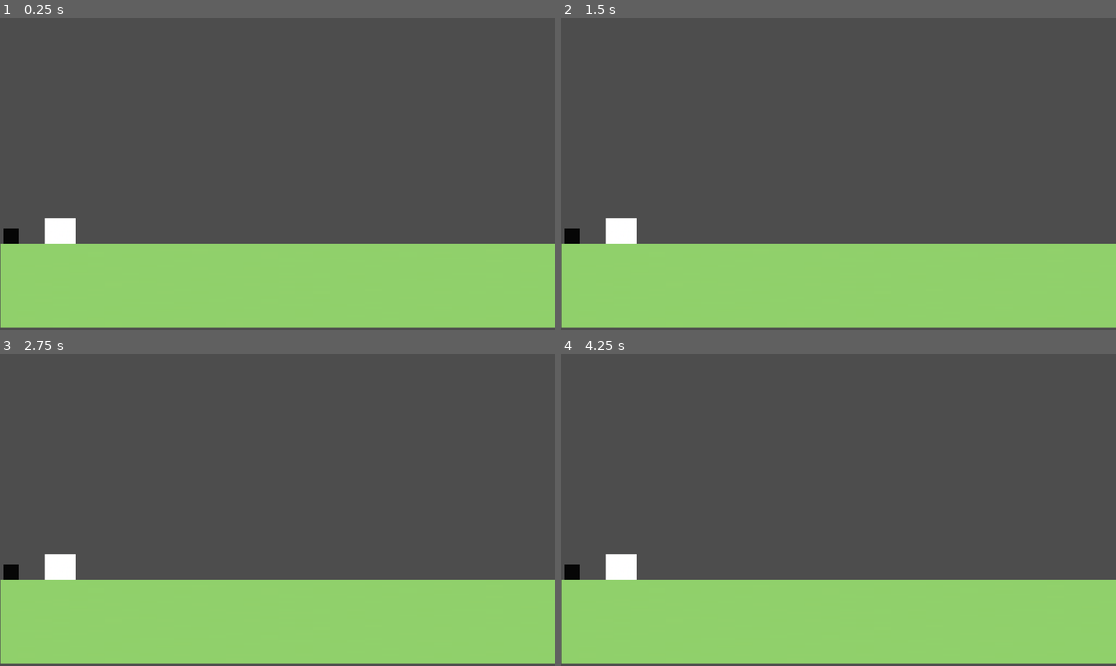
Above: before the commit, frames 1-4 (two rows, left to right).
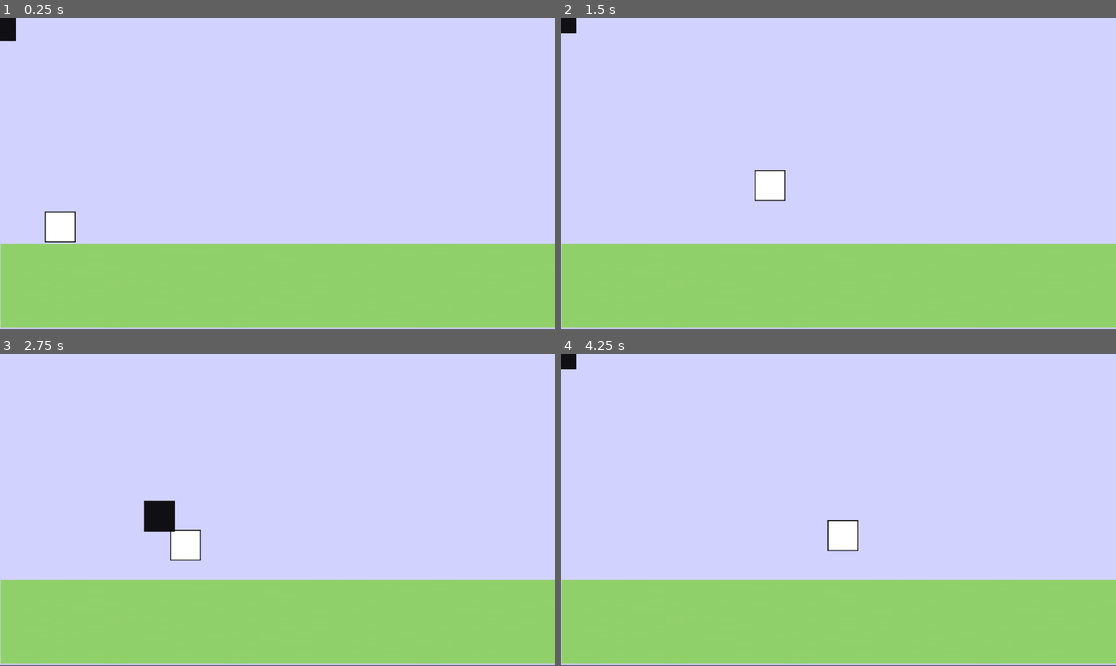
Above: after the commit, the same moments.

Repository: slothfs/It-follows
Game: Godot game, scene res://scenes/main.tscn
Same seed, same stepped clock (60 frames per second), same inputs: the game is played once before the commit and once after it.
Inputs:
- Up to frame 1 (0.25 s): no input
- Up to frame 2 (1.5 s): tap Enter (ui_accept) at 0.5, 0.6 s; hold Right (ui_right) from 0.53 s (still down); tap W (jump, bound only after the commit) at 0.77, 0.8, 1.07, 1.35 s
- Up to frame 3 (2.75 s): tap W (jump, bound only after the commit) at 1.52, 1.82, 2.3 s; tap Enter (ui_accept) at 1.55, 2.1 s; release Right (ui_right) at 2.03 s; hold Left (ui_left) from 2.03 s (still down)
- Up to frame 4 (4.25 s): release Left (ui_left) at 2.78 s; hold Right (ui_right) from 2.78 s (still down); tap Alt at 2.85 s; tap W (jump, bound only after the commit) at 3.02, 3.32, 3.77, 3.8, 4.07 s; tap Enter (ui_accept) at 3.05 s; tap Shift at 3.6 s

The runs differ from the first frame. In frame 1, 73% of the frame differs, in the area x 0-100%, y 0-100%; in frame 2, 73%; in frame 3, 73%; in frame 4, 73%.

Commit message:
added a basic player and shadow mechanisham

Diff:
--- a/project.godot
+++ b/project.godot
@@ -19,6 +19,27 @@
 
 enabled=PackedStringArray("res://addons/godot_super-wakatime/plugin.cfg")
 
+[input]
+
+jump={
+"deadzone": 0.2,
+"events": [Object(InputEventKey,"resource_local_to_scene":false,"resource_name":"","device":-1,"window_id":0,"alt_pressed":false,"shift_pressed":false,"ctrl_pressed":false,"meta_pressed":false,"pressed":false,"keycode":0,"physical_keycode":87,"key_label":0,"unicode":119,"location":0,"echo":false,"script":null)
+, Object(InputEventKey,"resource_local_to_scene":false,"resource_name":"","device":-1,"window_id":0,"alt_pressed":false,"shift_pressed":false,"ctrl_pressed":false,"meta_pressed":false,"pressed":false,"keycode":0,"physical_keycode":32,"key_label":0,"unicode":32,"location":0,"echo":false,"script":null)
+]
+}
+left={
+"deadzone": 0.2,
+"events": [Object(InputEventKey,"resource_local_to_scene":false,"resource_name":"","device":-1,"window_id":0,"alt_pressed":false,"shift_pressed":false,"ctrl_pressed":false,"meta_pressed":false,"pressed":false,"keycode":0,"physical_keycode":65,"key_label":0,"unicode":97,"location":0,"echo":false,"script":null)
+, Object(InputEventKey,"resource_local_to_scene":false,"resource_name":"","device":-1,"window_id":0,"alt_pressed":false,"shift_pressed":false,"ctrl_pressed":false,"meta_pressed":false,"pressed":false,"keycode":0,"physical_keycode":4194319,"key_label":0,"unicode":0,"location":0,"echo":false,"script":null)
+]
+}
+right={
+"deadzone": 0.2,
+"events": [Object(InputEventKey,"resource_local_to_scene":false,"resource_name":"","device":-1,"window_id":0,"alt_pressed":false,"shift_pressed":false,"ctrl_pressed":false,"meta_pressed":false,"pressed":false,"keycode":0,"physical_keycode":68,"key_label":0,"unicode":100,"location":0,"echo":false,"script":null)
+, Object(InputEventKey,"resource_local_to_scene":false,"resource_name":"","device":-1,"window_id":0,"alt_pressed":false,"shift_pressed":false,"ctrl_pressed":false,"meta_pressed":false,"pressed":false,"keycode":0,"physical_keycode":4194321,"key_label":0,"unicode":0,"location":0,"echo":false,"script":null)
+]
+}
+
 [physics]
 
 3d/physics_engine="Jolt Physics"
--- a/scenes/main.tscn
+++ b/scenes/main.tscn
@@ -1,20 +1,33 @@
 [gd_scene format=3 uid="uid://cxrcroo8xs55k"]
 
 [ext_resource type="PackedScene" uid="uid://ty8sb6qp3s88" path="res://scenes/player.tscn" id="1_0wfyh"]
+[ext_resource type="Script" uid="uid://cnrr6d0exo6va" path="res://script/main.gd" id="1_jyhfs"]
 [ext_resource type="PackedScene" uid="uid://dlt3vpvj1thbb" path="res://scenes/shadow.tscn" id="2_sugp2"]
 [ext_resource type="Texture2D" uid="uid://kc2j24tg4he4" path="res://assets/plaayer/block.png" id="3_sugp2"]
 
 [sub_resource type="RectangleShape2D" id="RectangleShape2D_jyhfs"]
-size = Vector2(1158, 173)
+size = Vector2(1158, 180)
 
 [node name="main" type="Node2D" unique_id=716298080]
+script = ExtResource("1_jyhfs")
+
+[node name="Panel" type="Panel" parent="." unique_id=1165044420]
+offset_right = 1155.0
+offset_bottom = 645.0
+
+[node name="ColorRect" type="ColorRect" parent="Panel" unique_id=2118123267]
+layout_mode = 0
+offset_right = 1153.0
+offset_bottom = 646.0
+color = Color(0.8237593, 0.82507503, 1, 1)
 
 [node name="player" parent="." unique_id=1192232938 instance=ExtResource("1_0wfyh")]
 position = Vector2(125, 448)
 scale = Vector2(2, 2)
 
 [node name="shadow" parent="." unique_id=1683641687 instance=ExtResource("2_sugp2")]
-position = Vector2(23, 453)
+position = Vector2(39, 443)
+scale = Vector2(2, 2)
 
 [node name="ground" type="StaticBody2D" parent="." unique_id=865860428]
 
@@ -24,5 +37,5 @@
 texture = ExtResource("3_sugp2")
 
 [node name="CollisionShape2D" type="CollisionShape2D" parent="ground" unique_id=1336982701]
-position = Vector2(578, 559.5)
+position = Vector2(578, 556)
 shape = SubResource("RectangleShape2D_jyhfs")
--- a/scenes/player.tscn
+++ b/scenes/player.tscn
@@ -1,14 +1,17 @@
 [gd_scene format=3 uid="uid://ty8sb6qp3s88"]
 
-[ext_resource type="Texture2D" uid="uid://bg85et77vxls" path="res://assets/plaayer/player.png" id="1_3vyb7"]
+[ext_resource type="Script" uid="uid://bct178qvob012" path="res://script/player.gd" id="1_g2els"]
+[ext_resource type="Texture2D" uid="uid://djha76ucs6wrs" path="res://assets/plaayer/player1.png" id="2_g2els"]
 
 [sub_resource type="RectangleShape2D" id="RectangleShape2D_g2els"]
 size = Vector2(32, 32)
 
 [node name="player" type="CharacterBody2D" unique_id=1192232938]
+collision_mask = 3
+script = ExtResource("1_g2els")
 
 [node name="Sprite2D" type="Sprite2D" parent="." unique_id=394958811]
-texture = ExtResource("1_3vyb7")
+texture = ExtResource("2_g2els")
 
 [node name="CollisionShape2D" type="CollisionShape2D" parent="." unique_id=471095607]
 shape = SubResource("RectangleShape2D_g2els")
--- a/scenes/shadow.tscn
+++ b/scenes/shadow.tscn
@@ -6,6 +6,7 @@
 size = Vector2(32, 32)
 
 [node name="shadow" type="CharacterBody2D" unique_id=1683641687]
+collision_layer = 2
 
 [node name="Sprite2D" type="Sprite2D" parent="." unique_id=1459863443]
 modulate = Color(0, 0, 0, 0.92156863)
--- /dev/null
+++ b/script/main.gd
@@ -0,0 +1,16 @@
+extends Node2D
+
+@onready var player = $player
+@onready var shadow = $shadow
+
+var positions := []
+var delay := 90
+var shadow_target := Vector2.ZERO
+
+func _process(delta):
+	positions.append(player.global_position)
+
+	if positions.size() > delay:
+		shadow_target = positions.pop_front()
+
+	shadow.global_position = shadow.global_position.lerp(shadow_target, 0.2)
--- a/script/player.gd
+++ b/script/player.gd
@@ -1,25 +1,39 @@
 extends CharacterBody2D
 
+@export var speed := 325
+@export var gravity := 800
+@export var jump_power := -400
 
-const SPEED = 300.0
-const JUMP_VELOCITY = -400.0
+var dead := false
+
+func _physics_process(delta):
+	if dead:
+		return
+
+	if not is_on_floor():
+		velocity.y += gravity * delta
+
+	var dir = Input.get_axis("left", "right")
+	velocity.x = dir * speed
+
+	if Input.is_action_just_pressed("jump") and is_on_floor():
+		velocity.y = jump_power
+
+	move_and_slide()
+
+	for i in range(get_slide_collision_count()):
+		var col = get_slide_collision(i).get_collider()
+		if col and col.name.to_lower() == "shadow":
+			die()
 
 
-func _physics_process(delta: float) -> void:
-	# Add the gravity.
-	if not is_on_floor():
-		velocity += get_gravity() * delta
+func die():
+	if dead:
+		return
 
-	# Handle jump.
-	if Input.is_action_just_pressed("ui_accept") and is_on_floor():
-		velocity.y = JUMP_VELOCITY
+	dead = true
+	call_deferred("restart_game")
 
-	# Get the input direction and handle the movement/deceleration.
-	# As good practice, you should replace UI actions with custom gameplay actions.
-	var direction := Input.get_axis("ui_left", "ui_right")
-	if direction:
-		velocity.x = direction * SPEED
-	else:
-		velocity.x = move_toward(velocity.x, 0, SPEED)
 
-	move_and_slide()
+func restart_game():
+	get_tree().reload_current_scene()
Binary file added: assets/plaayer/player1.png
Not shown, added: assets/plaayer/player1.png.import
Not shown, added: script/main.gd.uid
